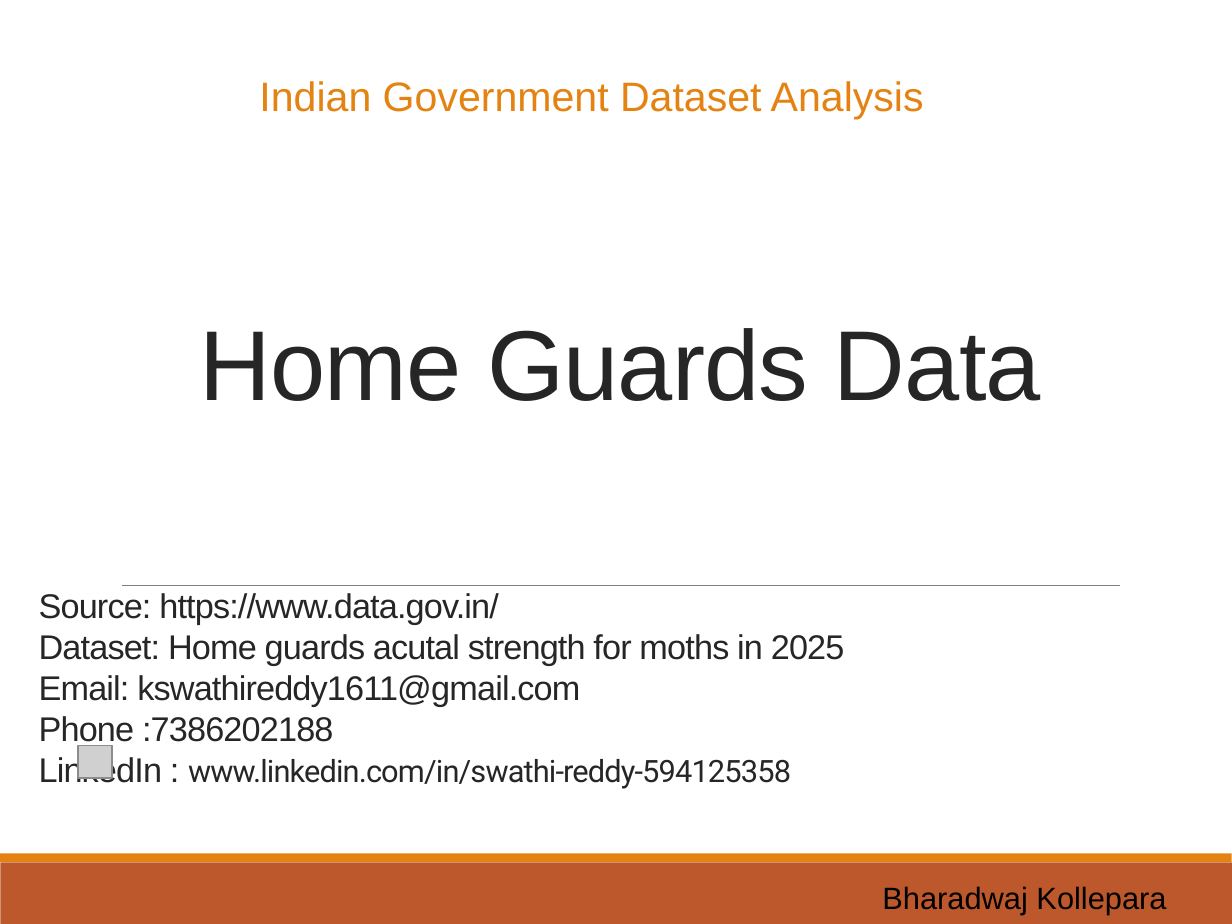
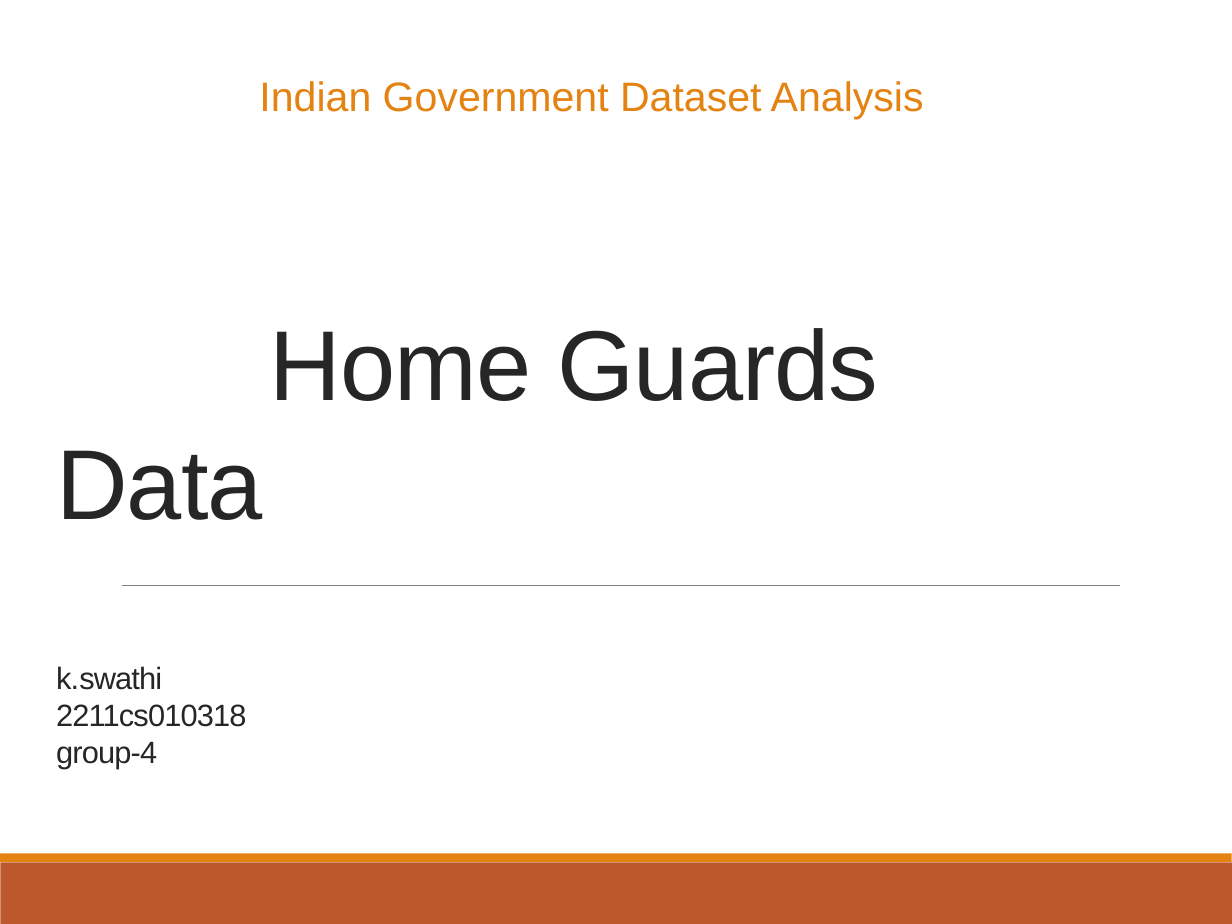
Before and after one commit to reddy1611/DataAnalytics_projects, a slide deck: slide 1 of 1_GovtDataset/Government_Dataset_Analysis.pptx. Drawn at 1232x924 pixels with LibreOffice and Linux fonts; fonts in the diff are those of the drawing; grey boxes stand for pictures; background and template pictures are left out. Boxes give left, top, right and bottom in pixels: in the first picture for what was removed or moved away, otherwise in the second. Text is boxed around its words. In the diff, an @@ line names an element or a change of style, - is before the commit and + after.

```diff
--- a/1_GovtDataset/Government_Dataset_Analysis.pptx
+++ b/1_GovtDataset/Government_Dataset_Analysis.pptx
@@ title at bbox=[56, 328, 879, 768]: text changed; size 20 to 18 pt @@
-Home Guards Data
-Source: https://www.data.gov.in/
-Dataset: Home guards acutal strength for moths in 2025
-Email: kswathireddy1611@gmail.com
-Phone :7386202188
-LinkedIn : www.linkedin.com/in/swathi-reddy-594125358
+Home Guards Data
+k.swathi
+2211cs010318
+group-4
@@ picture removed at bbox=[78, 745, 112, 779] @@
@@ text removed at bbox=[882, 886, 1166, 914] @@
-Bharadwaj Kollepara
```
Also in this commit, not shown: 4 other slides changed, 3 slides added, 5 slides removed.
